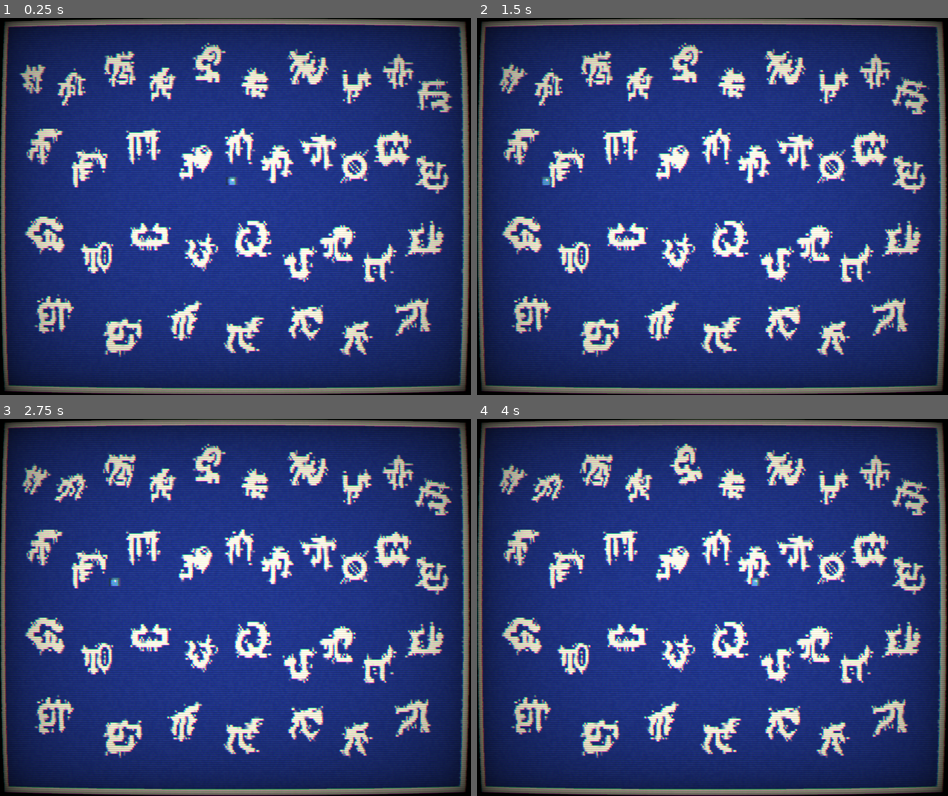
Above: before the commit, frames 1-4 (two rows, left to right).
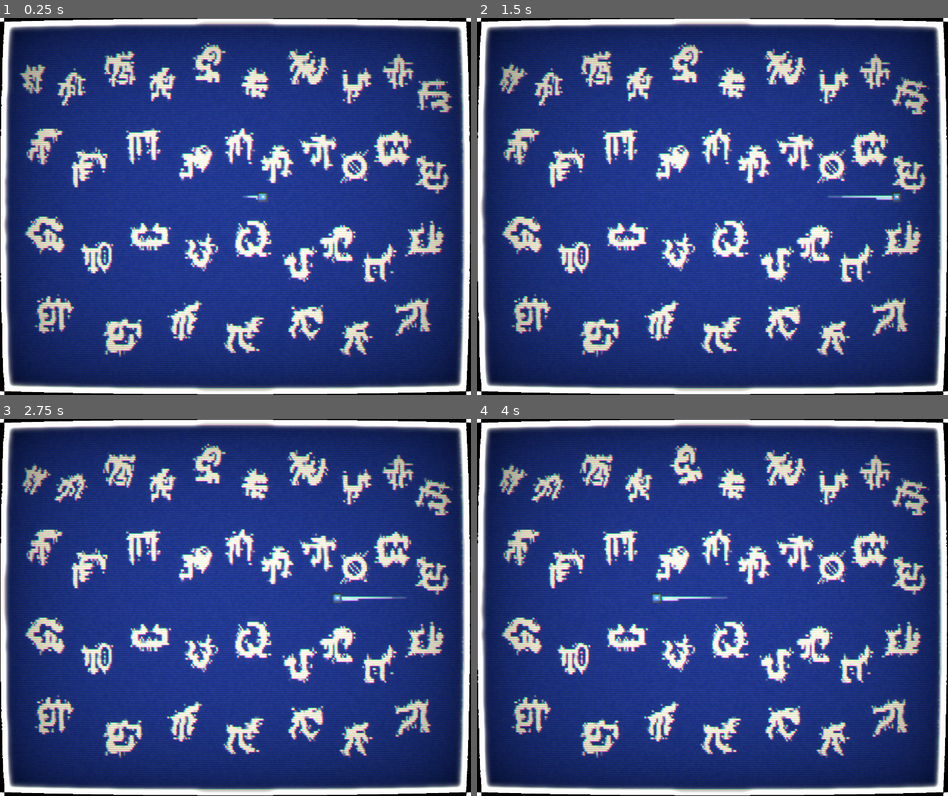
Above: after the commit, the same moments.

Repository: C-RJohnston/KBoard-Pong
Game: Godot game, scene res://MainScene.tscn
The game is run twice, just before and just after one commit, with the same random seed, the same clock (stepped at 60 frames per second) and the same inputs. The engine's default icon, where the game draws it, is replaced by a stand-in: a white triangle on a blue panel in a dark square.
Inputs (mouse positions are in pixels of both pictures, inside the frame that each line leads up to):
- Up to frame 1 (0.25 s): no input
- Up to frame 2 (1.5 s): tap Enter at 0.5 s; move the mouse to (816, 187) at 0.52 s; tap 0 (0) at 0.6 s; click (816, 187) at 0.67 s; tap 1 (1) at 0.8 s; drag from (618, 225) to (688, 281) at 1.27 s
- Up to frame 3 (2.75 s): move the mouse to (282, 524) at 2.02 s; tap 2 (2) at 2.1 s; click (282, 524) at 2.17 s; tap 3 (3) at 2.3 s
- Up to frame 4 (4 s): drag from (688, 682) to (571, 550) at 2.77 s; move the mouse to (853, 664) at 3.52 s; tap 4 (4) at 3.6 s; click (853, 664) at 3.67 s; tap 5 (5) at 3.8 s

The runs differ from the first frame. In frame 1, 8.0% of the frame differs, in the area x 0-100%, y 0-100%; in frame 2, 8.1%; in frame 3, 8.1%; in frame 4, 8.1%.

Commit message:
juice o'clock

Diff:
--- a/DorukZone B-)/MakeLines.tscn
+++ b/DorukZone B-)/MakeLines.tscn
@@ -12,6 +12,7 @@
 script = ExtResource("1_m3fv8")
 
 [node name="Line2D" type="Line2D" parent="."]
+default_color = Color(2, 2, 2, 1)
 
 [node name="CollisionShape2D" type="CollisionPolygon2D" parent="."]
 build_mode = 1
--- a/MainScene.tscn
+++ b/MainScene.tscn
@@ -62,6 +62,12 @@
 shader_parameter/scan_line_strength = -8.0
 shader_parameter/pixel_strength = -2.0
 
+[sub_resource type="Environment" id="Environment_sd2a5"]
+background_mode = 3
+glow_enabled = true
+glow_bloom = 0.09
+glow_hdr_scale = 0.65
+
 [sub_resource type="RectangleShape2D" id="RectangleShape2D_trjgi"]
 size = Vector2(1500, 20)
 
@@ -90,9 +96,12 @@
 script = ExtResource("1_ij5ce")
 wiggle_amount = 0.5
 
+[node name="WorldEnvironment" type="WorldEnvironment" parent="."]
+environment = SubResource("Environment_sd2a5")
+
 [node name="Ball" parent="." instance=ExtResource("1_4cffp")]
 z_index = 5
-position = Vector2(837, 520)
+position = Vector2(743, 572)
 
 [node name="Sounds" parent="." instance=ExtResource("3_ggpmk")]
 path = ExtResource("4_6f4bd")
--- a/Scenes/Ball/ball.gd
+++ b/Scenes/Ball/ball.gd
@@ -1,15 +1,27 @@
 extends RigidBody2D
 
-
+# Maximum number of points in the trail
+@export var max_points: int = 50
+@onready var initial_position = position
+@onready var line = $LineEffect
+var queue: Array
 # Called when the node enters the scene tree for the first time.
 func _ready():
 	# Random velocity, should change to variable later
-	apply_central_impulse(Vector2(-414,0))
+	apply_central_impulse(Vector2(400,0))
+	line.clear_points()
+	queue.clear()
 
 
 # Called every frame. 'delta' is the elapsed time since the previous frame.
 func _process(delta):
-	pass
+	queue.push_front(position)
+	if queue.size() > max_points:
+		queue.pop_back()
+	line.clear_points()
+	for point in queue:
+		line.add_point(point)
+
 
 
 func _on_body_entered(body):
--- a/Scenes/Ball/ball.tscn
+++ b/Scenes/Ball/ball.tscn
@@ -1,8 +1,15 @@
-[gd_scene load_steps=5 format=3 uid="uid://ulhrbx5se0db"]
+[gd_scene load_steps=7 format=3 uid="uid://ulhrbx5se0db"]
 
 [ext_resource type="Script" path="res://Scenes/Ball/ball.gd" id="1_nclf8"]
 [ext_resource type="PhysicsMaterial" uid="uid://er7xgtfunvb5" path="res://Materials/physmat.tres" id="1_nxljc"]
 [ext_resource type="Texture2D" uid="uid://hmaxtv1w4eku" path="res://icon.svg" id="2_3nop7"]
+
+[sub_resource type="Curve" id="Curve_crtw5"]
+_data = [Vector2(0, 1), 0.0, 0.0, 0, 0, Vector2(1, 0.076923), 0.0, 0.0, 0, 0]
+point_count = 2
+
+[sub_resource type="Gradient" id="Gradient_6014x"]
+colors = PackedColorArray(0.792157, 1, 1, 1, 1, 1, 1, 0)
 
 [sub_resource type="CircleShape2D" id="CircleShape2D_yq8wr"]
 radius = 22.0
@@ -15,6 +22,11 @@
 angular_damp_mode = 1
 script = ExtResource("1_nclf8")
 
+[node name="LineEffect" type="Line2D" parent="."]
+top_level = true
+width_curve = SubResource("Curve_crtw5")
+gradient = SubResource("Gradient_6014x")
+
 [node name="Sprite2D" type="Sprite2D" parent="."]
 scale = Vector2(0.25, 0.25)
 texture = ExtResource("2_3nop7")
--- /dev/null
+++ b/Scenes/Icon/icon.gd
@@ -0,0 +1,26 @@
+extends Node2D
+
+@export var wiggle_speed = 10
+@export var wiggle_amount = 0.05
+var wiggle_timer = 0
+var wiggle = false
+
+# Called when the node enters the scene tree for the first time.
+func _ready():
+	$Particles.emitting = false
+
+# Called every frame. 'delta' is the elapsed time since the previous frame.
+func _process(delta):
+	if wiggle:
+		wiggle_timer += delta * wiggle_speed
+		rotation = sin(wiggle_timer) * wiggle_amount
+
+func pressed():
+	wiggle = true
+	$Sprite2D.modulate = Color(2,2,2,1)
+	$Particles.emitting = true
+
+func released():
+	wiggle = false
+	$Sprite2D.modulate = Color(1,1,1,1)
+	$Particles.emitting = false
--- /dev/null
+++ b/Scenes/Icon/icon.tscn
@@ -0,0 +1,41 @@
+[gd_scene load_steps=5 format=3 uid="uid://b1kpmh44sily0"]
+
+[ext_resource type="Texture2D" uid="uid://bkt2gv1dg42nv" path="res://Sprites/Tiles/Part1/tile000.png" id="1_ryyj7"]
+[ext_resource type="Script" path="res://Scenes/Icon/icon.gd" id="1_x5kcn"]
+
+[sub_resource type="Gradient" id="Gradient_mxcay"]
+offsets = PackedFloat32Array(0, 0.984615)
+colors = PackedColorArray(1.8, 1.8, 1.8, 1, 0, 0, 0, 0)
+
+[sub_resource type="GradientTexture2D" id="GradientTexture2D_l0nu0"]
+gradient = SubResource("Gradient_mxcay")
+width = 16
+height = 16
+use_hdr = true
+fill = 2
+fill_from = Vector2(0.5, 0.5)
+fill_to = Vector2(0.829897, 0.175258)
+
+[node name="Icon" type="Node2D"]
+position = Vector2(100, 100)
+script = ExtResource("1_x5kcn")
+wiggle_speed = 50
+
+[node name="Sprite2D" type="Sprite2D" parent="."]
+texture = ExtResource("1_ryyj7")
+
+[node name="Particles" type="CPUParticles2D" parent="."]
+emitting = false
+amount = 100
+lifetime = 2.0
+texture = SubResource("GradientTexture2D_l0nu0")
+emission_shape = 1
+emission_sphere_radius = 95.96
+direction = Vector2(0, 0)
+gravity = Vector2(0, 0)
+angular_velocity_min = 133.72
+angular_velocity_max = 427.91
+linear_accel_min = 15.05
+linear_accel_max = 34.4
+radial_accel_min = 21.5
+radial_accel_max = 75.27
--- a/game.gd
+++ b/game.gd
@@ -53,6 +53,9 @@
 
 var _delta : float
 
+func _ready():
+	pass
+
 func _physics_process(delta: float) -> void:
 	_delta = delta
 	for action in active_actions:
--- a/project.godot
+++ b/project.godot
@@ -214,3 +214,4 @@
 renderer/rendering_method="gl_compatibility"
 renderer/rendering_method.mobile="gl_compatibility"
 environment/defaults/default_clear_color=Color(0.0960707, 0.165666, 0.451019, 1)
+viewport/hdr_2d=true
Not shown: 1 places in MainScene.tscn that only renumber resources
